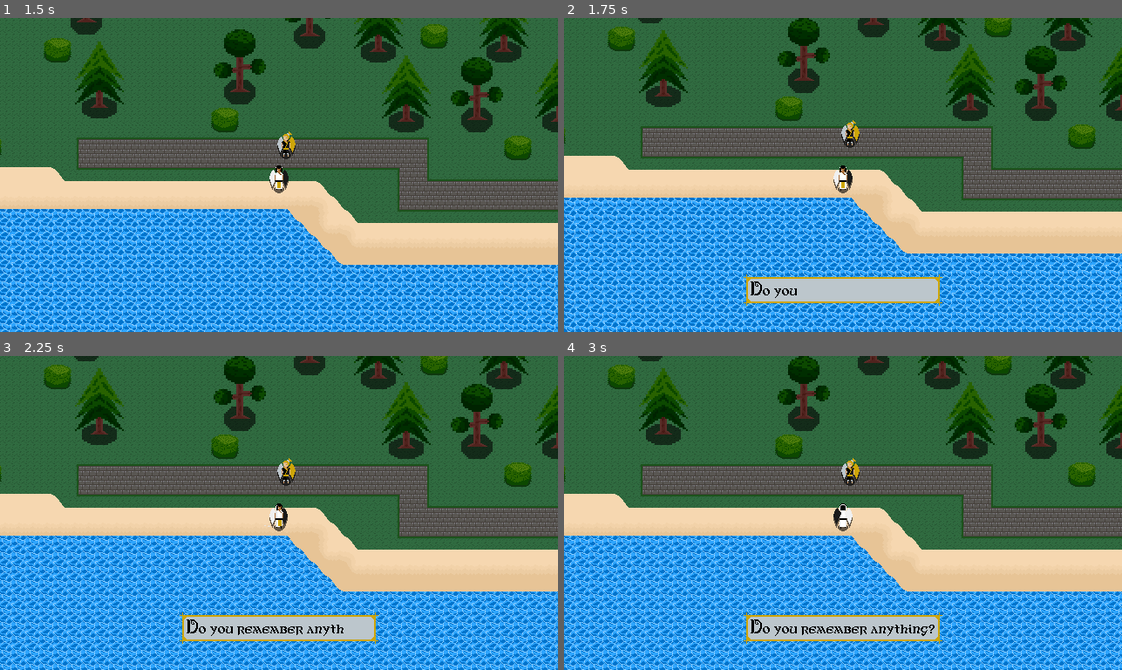
Above: before the commit, frames 1-4 (two rows, left to right).
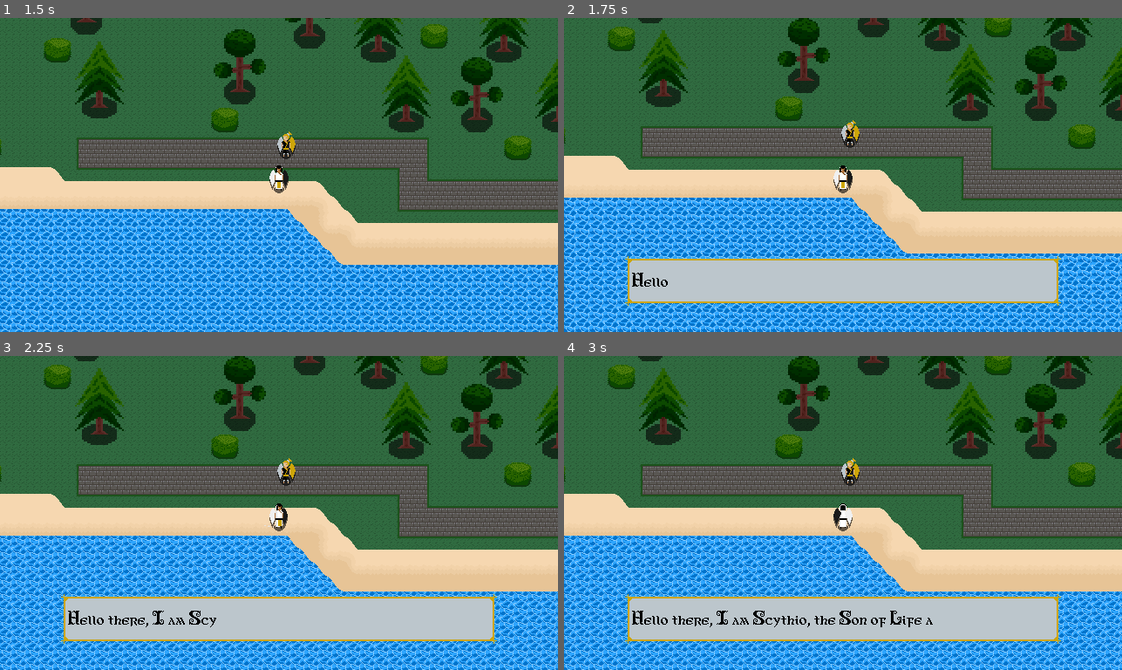
Above: after the commit, the same moments.

Repository: mitchellh5/simple_top_down_game_1.0
Game: Godot game, scene res://world/oblivion.tscn
The game is run twice, just before and just after one commit, with the same random seed, the same clock (stepped at 60 frames per second) and the same inputs.
Inputs (mouse positions are in pixels of both pictures, inside the frame that each line leads up to):
- Up to frame 1 (1.5 s): tap Enter at 0.5 s; move the mouse to (401, 159) at 0.52 s; hold Right (move_right) 0.53-1.28 s; hold E (interact) 0.53-1.28 s; move the mouse to (167, 190) at 1.27 s; hold Down (move_down) from 1.28 s (still down); tap Space (advance_dialogue) at 1.35 s
- Up to frame 2 (1.75 s): keep holding Down (move_down); tap E (interact) at 1.55 s
- Up to frame 3 (2.25 s): move the mouse to (334, 443) at 2.02 s; release Down (move_down) at 2.03 s; hold Right (move_right) from 2.03 s (still down); hold E (interact) from 2.03 s (still down)
- Up to frame 4 (3 s): move the mouse to (815, 575) at 2.77 s; release Right (move_right) at 2.78 s; release E (interact) at 2.78 s; hold Up (move_up) from 2.78 s (still down); click (815, 575) at 2.85 s

Frame 1 is identical in both runs. In frame 2, 8.4% of the frame differs, in the area x 10-90%, y 75-92%; in frame 3, 8.6%; in frame 4, 8.9%.

Commit message:
Wrote all (yes, ALL) of the Prelude's dialogue. Might edit later, but I like where it is right now. Tomorrow I draw Pryd's hive.

Diff:
--- a/scripts/characters/scythio.gd
+++ b/scripts/characters/scythio.gd
@@ -179,6 +179,10 @@
 		for body in $InteractionArea.get_overlapping_bodies():
 			if body.is_in_group("Player"):
 				if GlobalState.sun == "Prelude" && GlobalState.scythio_dt == 0 && GlobalState.mynra_dt == 0:
-					DialogueManager.start_dialogue(player_body.global_position, DialogueTree.mynra_meets_scythio)
+					DialogueManager.start_dialogue(player_body.global_position, DialogueTree.mynra_meets_scythio_0)
 					GlobalState.scythio_dt += 1
 					GlobalState.mynra_dt += 1
+				if GlobalState.sun == "Prelude" && GlobalState.scythio_dt == 1 && GlobalState.mynra_dt == 1:
+					DialogueManager.start_dialogue(player_body.global_position, DialogueTree.mynra_meets_scythio_1)
+					GlobalState.scythio_dt += 1
+					GlobalState.mynra_dt += 1
--- a/singletons/dialogue_tree.gd
+++ b/singletons/dialogue_tree.gd
@@ -1,8 +1,175 @@
 extends Node
 
-#Dialogue for when Mynra first meets Scythio
-const mynra_meets_scythio: Array = [
-	{"speaker": "Scythio", "text": "Do you remember anything?"},
-	{"speaker": "Mynra", "text": "No, I don't..."},
-	{"speaker": "Scythio", "text": "Hm... I didn't think so. None of us can."}
+#------------------
+#
+#Prelude Dialogue
+#
+#------------------
+
+#Dialogue for when Mynra first spawns into Oblivion
+const mynra_arrives: Array = [
+	{"speaker": "Scythio", "text": "Where... where am I?"}
 ]
+
+#Dialogue for when Mynra first meets Scythio in Oblivion
+const mynra_meets_scythio_0: Array = [
+	{"speaker": "Scythio", "text": "Hello there, I am Scythio, the Son of Life and Death. Welcome to Oblivion, the Heaven of the Gods."},
+	{"speaker": "Mynra", "text": "Heaven of the Gods… I… I’m dead?"},
+	{"speaker": "Scythio", "text": "Yes, same as the rest of us."},
+	{"speaker": "Mynra", "text": "The rest of us? How many... who are you?"},
+	{"speaker": "Scythio", "text": "I am Scythio, and I was the first to arrive, at least, from what I can tell. I sensed no other souls here at the time at least, though I've no clue how big Oblivion actually is, so who knows…."},
+	{"speaker": "Scythio", "text": "Soon after I arrived, Jay followed, and then Orion after him. And now, here you are, and by my count, that is everyone. I don’t remember very much at all, but I do still recall there being only four gods, each with a child."},
+	{"speaker": "Mynra", "text": "I don’t even remember that. All I can remember is my name, and my heritage…. Speaking of, I am Mynra, the Daughter of Hope and Despair."},
+	{"speaker": "Scythio", "text": "Well, it’s a pleasure to meet you Mynra, even if it is under rather grim circumstances."},
+	{"speaker": "Scythio", "text": "So you don’t remember anything either? Damn, we’ve been trying to find a way to contact our parents, to no avail, but even if we could, well-"},
+	{"speaker": "Mynra", "text": "Wait, why are you trying to reach out to the Gods?"},
+	{"speaker": "Scythio", "text": "Well, we were called Immortals for a reason Mynra: we aren’t supposed to die, and never should, at least, not by natural causes.
+	Which means that its very likely that something killed us… somehow. "},
+	{"speaker": "Scythio", "text": "All four of us have been smote by something in The Grand Infinity, and if it hunts still, its not unlikely that the Gods would be next
+	on its list of targets."},
+	{"speaker": "Mynra", "text": "So you’re trying to find a way to warn them."},
+	{"speaker": "Scythio", "text": "Yes, exactly, and though our efforts have so far been in vain, but we are trying still.
+	Problem is, even if we do find a way to contact them, it won’t mean much if we can’t even tell them what it is that killed us."},
+	{"speaker": "Mynra", "text": "I suppose, though warning them of anything is probably a good idea. In the very least, we can make sure they know that there's a threat to the Pantheon."},
+	{"speaker": "Scythio", "text": "I've a funny feeling they probably already know there's a threat to the Pantheon."},
+	{"speaker": "Mynra", "text": "Really? What makes you say tha- Oh, right... we're dead. I guess they would probably notice if their children up and vanished from the face of Infinity."},
+	{"speaker": "Scythio", "text": "Exactly, which is why we need information if we want contacting them to mean anything, and we've yet to gain any. Memory loss is... well, I guess I'm preaching to the choir here, huh?"},
+	{"speaker": "Mynra", "text": "Yeah, although, you know… you do seem familiar. Do you think it's possible that we knew each other in life?"},
+	{"speaker": "Scythio", "text": "I think we all probably knew each other before our deaths, but, I will admit, the others never mentioned me seeming familiar."},
+	{"speaker": "Mynra", "text": "Yeah, I don’t know, it just feels like-"}
+]
+
+#Dialogue for when Mynra and Scythio first meet in Pryd's subhive
+const mynra_meets_scythio_1: Array = [
+	{"speaker": "Scythio", "text": "Oh, hello there! Sorry, I wasn't expecting to see anyone else here."},
+	{"speaker": "Mynra", "text": "Neither was I. Nice to meet you though! I'm Mynra, the Daughter of Hope and Despair."},
+	{"speaker": "Scythio", "text": "Oh, you're Wyrndia's daughter! It's nice to meet you too, I'm Scythio, the Son of Life and Death. Kyrovoy's my Father."},
+	{"speaker": "Mynra", "text": "Yeah I figureed, given the whole \"Son of Life and Death\" thing, haha."},
+	{"speaker": "Mynra", "text": "So, what brings you to Esvia?"},
+	{"speaker": "Scythio", "text": "Um, well, I kind of made my first creation, and it's kind of sort of... infested this place."},
+	{"speaker": "Mynra", "text": "Wait, you made a creation? You're Father allowed you to create?"},
+	{"speaker": "Scythio", "text": "Yeah, encouraged it actually, or atleast, I think he did."},
+	{"speaker": "Scythio", "text": "He gave me a spear blessed with the power of Life to help me better harness my abilities, and then just sort of sent me on my way. If he didn't expect me to create with then I'm not so sure why he would've given it to me to begin with."},
+	{"speaker": "Mynra", "text": "That's fair I suppose, though you meantioned that your creation has since... \"infested\" this place. That seems unhealthy."},
+	{"speaker": "Scythio", "text": "Hence why I'm here with the second gift my father gave me: a scythe imbued with the power of Death. Kind of just need to purge the queen of the hive that has grown here, and then the world's natural order can correct itself."},
+	{"speaker": "Mynra", "text": "Huh, well, if you want some help with that my Mom isn't expecting me back for another decade or so. She told me to go preserve Ma'at, and this certainly counts."},
+	{"speaker": "Scythio", "text": "Oh that'd be fantastic, I really appreciate it!"},
+	{"speaker": "Scythio", "text": "The Hive shouldn't be too far, just a little bit down South."}
+]
+
+const mynra_meets_scythio_2: Array = [
+	{"speaker": "Scythio", "text": "There it is, entrance to hive."},
+	{"speaker": "Mynra", "text": "It's underground?"},
+	{"speaker": "Scythio", "text": "Yeah, the queens are smart and know that most real threats to them would lurk above ground, so underground is the safest place to build."},
+	{"speaker": "Mynra", "text": "Just curious, but what \"threats\" exist for them?"},
+	{"speaker": "Scythio", "text": "Um, well there's us and the Gods, and we live above ground, haha!"},
+	{"speaker": "Scythio", "text": "Admittedly, I've not seen a natural predator for them here, which is a big reason why we need to excise them from Esvia. They're kind of wrecking the whole natural order of things here."},
+	{"speaker": "Mynra", "text": "Right... welp, down we go!"}
+]
+
+const mynra_and_scythio_0: Array = [
+	{"speaker": "Mynra", "text": "Woah... I won't lie, I was expecting dirt, as is usually what's underground. What is this?"},
+	{"speaker": "Scythio", "text": "Yeah, I was shocked when I first came down here too. Junithyrascade explained it to me though."},
+	{"speaker": "Scythio", "text": "Apparently, there are some materials that he said reflect light and basically take what they \"see\" and show it back to them."},
+	{"speaker": "Mynra", "text": "Right, yeah, I've seen reflective surfaces before like water and xuridium, but this... this is something else entirely."},
+	{"speaker": "Mynra", "text": "Wow... sorry, I've only ever seen myself in water before, but this just feels so different. It's like I can actually see what I look like."},
+	{"speaker": "Scythio", "text": "Yeah, I get it, it was very unsettling for me when I first saw my own reflection so clearly."},
+	{"speaker": "Mynra", "text": "Huh..."},
+	{"speaker": "Scythio", "text": "If you don't mind, you can admire yourself later, we do need to get going. There's a few other hives I need to deal with."},
+	{"speaker": "Mynra", "text": "Yeah, okay, let's go."}
+]
+
+const mynra_and_scythio_1: Array = [
+	{"speaker": "Scythio", "text": "No, wait... damn, too late..."},
+	{"speaker": "Mynra", "text": "Um, what the hell?!"},
+	{"speaker": "Scythio", "text": "Yeah, I probably should've mentioned this, but the arlithon hive mind has a special way of working."},
+	{"speaker": "Scythio", "text": "When one of them dies while surrounded by its hivemates, some of them can copy the mutations they had when they died."},
+	{"speaker": "Mynra", "text": "Yeah, that would've been useful information to have. At least I know now to avoid killing mutated ones until I absolutely have to."},
+	{"speaker": "Scythio", "text": "Probably a good idea, but smiting won't trigger any mutations to spread since, well, they can't copy what they can't even remember."},
+	{"speaker": "Mynra", "text": "Also good to know, thanks!"}
+]
+
+const mynra_and_scythio_2: Array = [
+	{"speaker": "Mynra", "text": "So, if you don't mind me asking, why did you design these... things like this?"},
+	{"speaker": "Scythio", "text": "They're called arlithons, and, well, to be quite honest, I wanted to create something unique."},
+	{"speaker": "Scythio", "text": "Making a bull with bigger horns or a heshlet with wings just seemed kind of boring."},
+	{"speaker": "Scythio", "text": "A lot of creatures in The Grand Infinity evolve and adapt over time through natural selection, so I decided to make something that turned that whole process on its head... and sped it up a tad."},
+	{"speaker": "Mynra", "text": "I guess that's fair, but still, aren't you or your Father worried how they'll effect Ma'at?"},
+	{"speaker": "Scythio", "text": "Well, yeah, that's why we're here. He explicitly asked me to scatter the seven queens across The Grand Infinity, he said it was the best way to find a real home for them."},
+	{"speaker": "Scythio", "text": "I still have to monitor them though of course, and, when they get too out of hand, deal with them, like we're doing today."}
+]
+
+const mynra_and_scythio_3: Array = [
+	{"speaker": "Mynra", "text": "So, why would the queen want to build her hive out of this stuff? I imagine it is not easy to come by as I've never seen it before, so I don't think this was an accident."},
+	{"speaker": "Scythio", "text": "Yeah, I've thought about that too. Gried likes to collect cyrstals and gems as well, but she's a lot less picky about she finds, just so long as it's shiny."},
+	{"speaker": "Scythio", "text": "As for how common this material is... it's not common at all, in fact, as far as I can tell, outside of this hive, it doesn't exist."},
+	{"speaker": "Mynra", "text": "Wait... what?"},
+	{"speaker": "Scythio", "text": "I've looked around Esvia, and I mean REALLY looked, but I can't find anything that reflects as well as this stuff does. On top of that, her workers don't bring in the crystalline itself."},
+	{"speaker": "Scythio", "text": "What they bring in is some kind of raw material that they must somehow refine into what they actually use for the hive. So, yeah, she does it on purpose, but I don't really know why."},
+	{"speaker": "Mynra", "text": "Maybe she just really likes to look her own reflection, haha!"},
+	{"speaker": "Scythio", "text": "He, yeah, maybe..."}
+]
+
+const mynra_and_scythio_4: Array = [
+	{"speaker": "Scythio", "text": "Okay, Pryd's throne room should be just ahead of us."},
+	{"speaker": "Mynra", "text": "So, what's the plan then, how do we kill her?"},
+	{"speaker": "Scythio", "text": "It's simple: we don't."},
+	{"speaker": "Mynra", "text": "Um... what?"},
+	{"speaker": "Scythio", "text": "Like I said, we're trying to find a place in The Grand Infinity for the arlithons to exist. There's only seven queens, so we can't go killing them."},
+	{"speaker": "Mynra", "text": "...Okay..."},
+	{"speaker": "Mynra", "text": "Well, in that case, what's the plan, how do we NOT kill her?"},
+	{"speaker": "Scythio", "text": "We just need to fein her. The queens are strong, but they weren't built for combat, that's what the rest of the hive is for."},
+	{"speaker": "Scythio", "text": "If we wear her out, then the rest of the hive should fall since there's nothing giving them orders any more, and then we can safely transfer her to a new world."},
+	{"speaker": "Mynra", "text": "What if the hive DOESN'T go down when she does?"},
+	{"speaker": "Scythio", "text": "We fought our way in here, we can fight our way out, but trust me, they should fall when she's down, at least, that's what happened when I moved Glutonee."},
+	{"speaker": "Mynra", "text": "Alright, if you say so. Let's do this."}
+]
+
+const mynra_and_scythio_5: Array = [
+	{"speaker": "Scythio", "text": "WHAT IN THE NAME OF MA'AT IS THAT?!?!?!"},
+	{"speaker": "Mynra", "text": "Um... Scythio?"},
+	{"speaker": "Scythio", "text": "Forget everything I said, that thing is NOT Pryd and we need to kill her, NOW!"},
+	{"speaker": "Mynra", "text": "What?! Then what is it?!"}
+]
+
+const mynra_and_scythio_6: Array = [
+	{"speaker": "Scythio", "text": "Well... that wasn't what I was expecting at all. At least I was right about the whole \"rest of the hive falls too\" thing though, hehe!"},
+	{"speaker": "Mynra", "text": "What was that thing?"},
+	{"speaker": "Scythio", "text": "Well, like I mentioned before, arlithons evolve quite a bit differently than the rest of The Grand Infinity's creations."},
+	{"speaker": "Mynra", "text": "Right..."},
+	{"speaker": "Scythio", "text": "And the queens are pretty smart from what I've seen."},
+	{"speaker": "Mynra", "text": "Uh huh..."},
+	{"speaker": "Scythio", "text": "...Yeah, I-I think that Pryd may have sacrificed some of her hive on purpose as a way to feed one specific warrior and turn him into a disciple of sorts."},
+	{"speaker": "Scythio", "text": "More specifically, a disciple that was able to run an entire hive by itself, which, before only a few moments ago, I did not think was possible without a queen."},
+	{"speaker": "Mynra", "text": "Excuse me?!"},
+	{"speaker": "Scythio", "text": "Yeah, this is bad. I need to go report back to my Father and check the other hives. If the other queens have figured this out then Ma'at knows how many disciples there are or how far they've spread."},
+	{"speaker": "Scythio", "text": "Thank you for all of the help Mynra, I really do appreciate it. It was great meeting you, and I really do hate to just run out like this, but-"},
+	{"speaker": "Mynra", "text": "No, you're fine, I get, go let your Father know, I can search the hive and make sure there aren't any other \"disciples,\" and if you ever need any help on a future hive, don't be afraid to ask."},
+	{"speaker": "Scythio", "text": "Thank you, thank you so much. Again, it was great meeting you!"},
+	{"speaker": "Mynra", "text": "Absolutely, and it was great meeting you too Scythio! Goodluck with, well, everything."},
+	{"speaker": "Scythio", "text": "Thank you, Ma'at knows I'll need it."}
+]
+
+const mynra_meets_scythio_3: Array = [
+	{"speaker": "Mynra", "text": "*Gasp!*"},
+	{"speaker": "Scythio", "text": "Mynra? Mynra! Are you okay?!"},
+	{"speaker": "Mynra", "text": "I'm fine, I just... I just had a memory, the-"},
+	{"speaker": "Scythio", "text": "Memory of when we first met, I had it too! My Father, my scythe and spear, and my first creation: the arlithons. "},
+	{"speaker": "Mynra", "text": "Venturing into Pryd's hive and finding Subjugation. You saw it all too?"},
+	{"speaker": "Scythio", "text": "Yes, every moment, I was like I was living it again for the first time. Mynra, I think we just figured out how to remember our past."},
+	{"speaker": "Mynra", "text": "What?"},
+	{"speaker": "Scythio", "text": "You mentioned that I seemed familiar to you, like you could recognize me almost, and then we went into that memory."},
+	{"speaker": "Scythio", "text": "I don't fully understand how you triggered it, but I think this place allows us to recall shared experiences. Memories that more than just one of us have, almost like we're reminding each other of the past."},
+	{"speaker": "Mynra", "text": "In that case, we need to find the others. If we all died to the same thing, it's possible being together will trigger us to remember how it happened."},
+	{"speaker": "Scythio", "text": "Exactly! You stay here, just in case, Ma'at forbid, someone else enters Oblivion."},
+	{"speaker": "Scythio", "text": "I'll go round up the rest of the Immortals and meet you back here and we'll see if we can't trigger something."},
+	{"speaker": "Mynra", "text": "Okay, sounds good, just be qu-"},
+	{"speaker": "Scytio", "text": "Mynra?"},
+	{"speaker": "Scythio", "text": "Mynra? Is something wrong?"},
+	{"speaker": "Mynra", "text": "...Mom? No... no... why are you... no, Mom, you can't!"},
+	{"speaker": "Scythio", "text": "Mynra, can you see the Gods?!"},
+	{"speaker": "Mynra", "text": "Mom... why would you go there... you can't go there, Mom, what are you doing...?"},
+	{"speaker": "Scythio", "text": "Mynra! Tell me, what do you see?!"},
+	{"speaker": "Mynra", "text": "..."},
+	{"speaker": "Mynra", "text": "The Thirteenth Creation Hunts..."},
+]
--- a/world/pryd's subhive/pryd's_subhive_0.tscn
+++ b/world/pryd's subhive/pryd's_subhive_0.tscn
@@ -1,10 +1,9 @@
-[gd_scene load_steps=10 format=4 uid="uid://dkadql6sapk1y"]
+[gd_scene load_steps=9 format=4 uid="uid://dkadql6sapk1y"]
 
 [ext_resource type="Texture2D" uid="uid://dmrh5sel2w2eh" path="res://assets/alpha/world/Oblivion/White Sun/Oblivion Tileset (White Sun).png" id="1_yktfh"]
 [ext_resource type="Texture2D" uid="uid://cfkw1ppit8pik" path="res://assets/alpha/world/Oblivion/White Sun/Nature Tileset (White Sun).png" id="2_e3nsg"]
 [ext_resource type="PackedScene" uid="uid://d2g17pauj83jm" path="res://scenes/characters/mynra.tscn" id="3_1eruh"]
 [ext_resource type="PackedScene" uid="uid://wvpsju4km047" path="res://scenes/characters/scythio.tscn" id="4_hcdqj"]
-[ext_resource type="PackedScene" uid="uid://djulfym54bhm0" path="res://scenes/arlithons/Pryd's_Basic.tscn" id="5_yc5qa"]
 
 [sub_resource type="TileSetAtlasSource" id="TileSetAtlasSource_e3nsg"]
 texture = ExtResource("1_yktfh")
@@ -86,13 +85,9 @@
 tile_set = SubResource("TileSet_1eruh")
 
 [node name="PlayerMynra" parent="." instance=ExtResource("3_1eruh")]
-position = Vector2(153, 151)
+position = Vector2(320, 180)
 
 [node name="Camera2D" type="Camera2D" parent="PlayerMynra"]
 
 [node name="PlayerScythio" parent="." instance=ExtResource("4_hcdqj")]
-
-[node name="Arlithons" type="Node" parent="."]
-
-[node name="RathsBasic" parent="Arlithons" instance=ExtResource("5_yc5qa")]
-position = Vector2(214, 132)
+position = Vector2(-260, 165)
